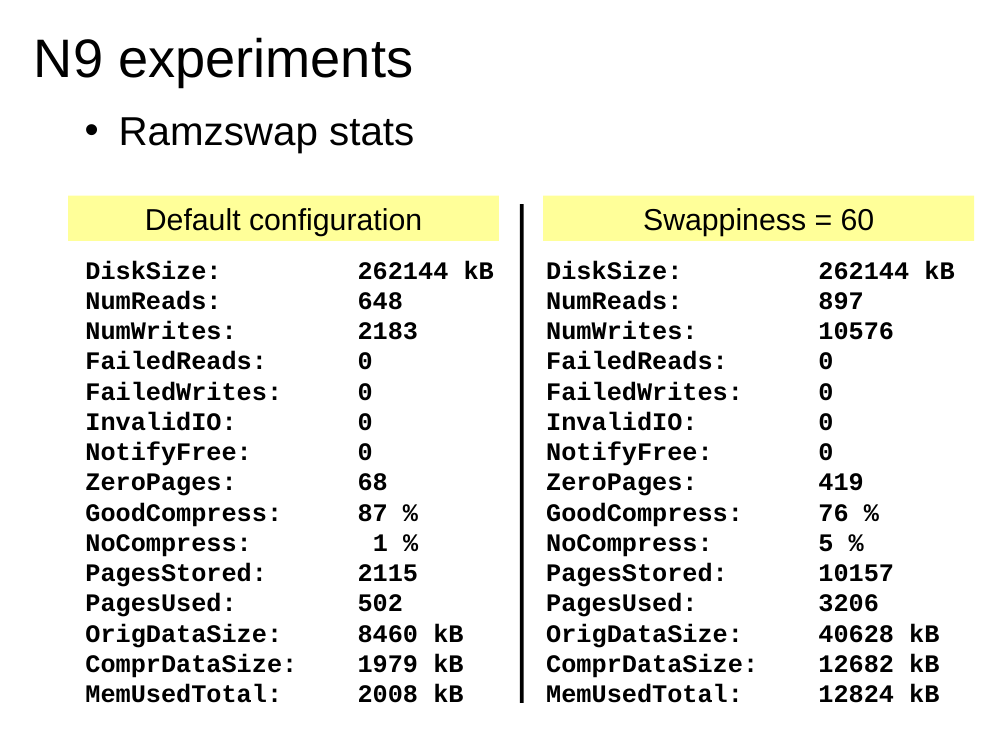
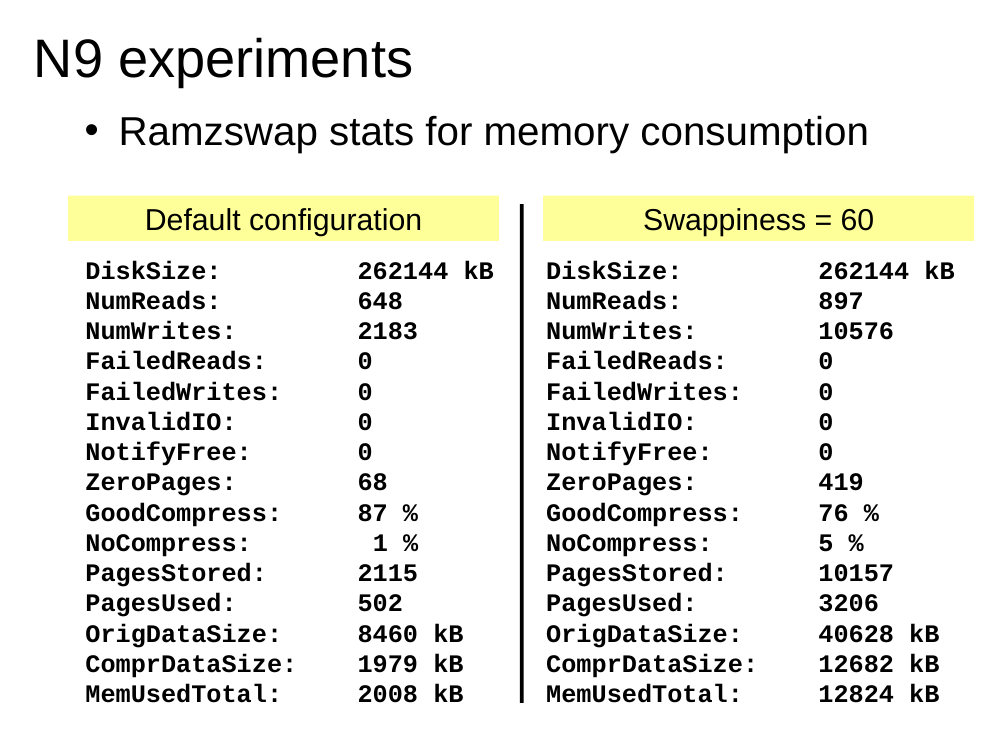
Before and after one commit to briglia/LinuxCon2011, a slide deck: slide 18 of linuxcon2011.odp. Drawn at 1008x756 pixels with LibreOffice and Linux fonts; fonts in the diff are those of the drawing. Boxes give left, top, right and bottom in pixels: in the first picture for what was removed or moved away, otherwise in the second. Text is boxed around its words. In the diff, an @@ line names an element or a change of style, - is before the commit and + after.

Commit message:
N900 experiments slides

```diff
--- a/linuxcon2011.odp
+++ b/linuxcon2011.odp
@@ text at [119, 115, 869, 153]: text changed @@
-• Ramzswap stats
+• Ramzswap stats for memory consumption
```
Also in this commit, not shown: 2 other slides changed, 6 slides added, 1 slide removed.
